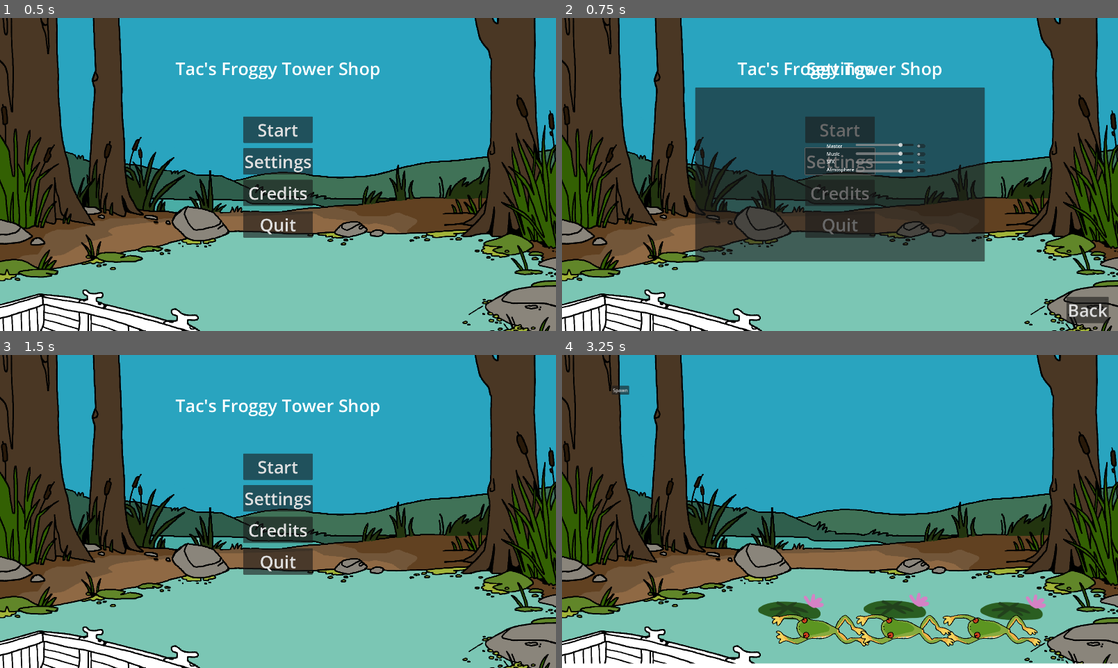
Above: before the commit, frames 1-4 (two rows, left to right).
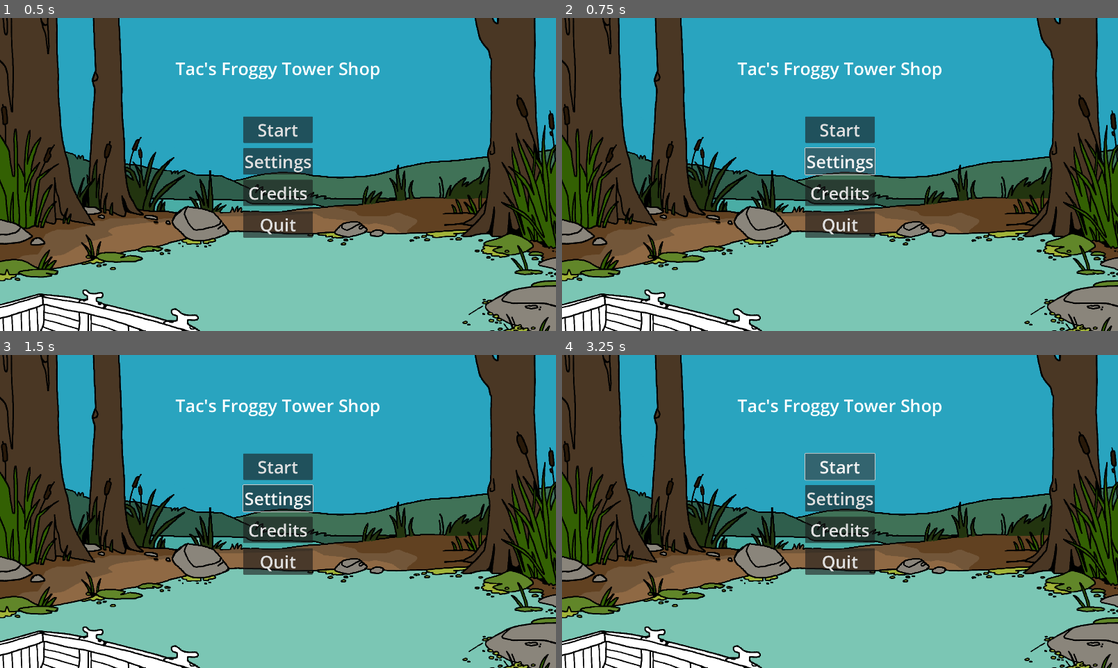
Above: after the commit, the same moments.

Repository: NotTom31/FroggeeToadems
Game: Godot game, scene res://Scenes/UI/MainMenu.tscn
The game is run twice, just before and just after one commit, with the same random seed, the same clock (stepped at 60 frames per second) and the same inputs.
Inputs (mouse positions are in pixels of both pictures, inside the frame that each line leads up to):
- Up to frame 1 (0.5 s): no input
- Up to frame 2 (0.75 s): click "Settings" at 0.5 s
- Up to frame 3 (1.5 s): click (528, 646) at 1.25 s, where only the run before the commit has a clickable "Back"
- Up to frame 4 (3.25 s): click "Start" at 2 s; click (840, 467) at 2.75 s, where only the run after the commit has a clickable "Start"

Frame 1 is identical in both runs. In frame 2, 26% of the frame differs, in the area x 23-99%, y 14-98%; in frame 3, less than 0.1%; in frame 4, 10%.
Error after the commit: Invalid assignment of property or key 'z_index' with value of type 'int' on a base object of type 'null instance'. (res://Code/UI/main_menu.gd:31)

Commit message:
Added main scene for everything to be a child of

Diff:
--- /dev/null
+++ b/Code/Levels/main.gd
@@ -0,0 +1,16 @@
+class_name Main
+extends Control
+
+@onready var game_level = preload("res://Scenes/Levels/Test/Main-Scene-Tom.tscn") as PackedScene
+@onready var main_menu = preload("res://Scenes/UI/MainMenu.tscn") as PackedScene
+
+var level_num : int
+
+func open_gameplay(level):
+	level_num = level
+	var game = game_level.instantiate()
+	add_child(game)
+
+func open_menu():
+	var menu = main_menu.instantiate()
+	add_child(menu)
--- a/Code/UI/main_menu.gd
+++ b/Code/UI/main_menu.gd
@@ -6,10 +6,12 @@
 @onready var settings_button: Button = $MarginContainer/HBoxContainer/VBoxContainer/SettingsButton as Button
 @onready var credits_button: Button = $MarginContainer/HBoxContainer/VBoxContainer/CreditsButton as Button
 @onready var exit_button: Button = $MarginContainer/HBoxContainer/VBoxContainer/QuitButton as Button
-@onready var game_level = preload("res://Scenes/Levels/Test/Main-Scene-Tom.tscn") as PackedScene
-@onready var settings_menu = preload("res://Scenes/UI/SettingsMenu.tscn") as PackedScene
+#@onready var settings_menu = preload("res://Scenes/UI/SettingsMenu.tscn") as PackedScene
 @onready var credits_menu = preload("res://Scenes/UI/CreditsMenu.tscn") as PackedScene
+@onready var sound_manager = $"../SoundManager"
+@onready var settings_menu = $"../SettingsMenu"
 
+@export var main : Main
 
 func _ready():
 	start_button.button_down.connect(on_start_pressed)
@@ -19,11 +21,15 @@
 
 
 func on_start_pressed() -> void:
-	get_tree().change_scene_to_packed(game_level)
+	main.open_gameplay(0)
+	queue_free()
+	#
 
 func on_settings_pressed() -> void:
-	var scene_instance = settings_menu.instantiate()
-	add_child(scene_instance)
+	#var scene_instance = settings_menu.instantiate()
+	#add_child(scene_instance)
+	settings_menu.z_index = 101
+	sound_manager.z_index = 100
 
 func on_credits_pressed() -> void:
 	var scene_instance = credits_menu.instantiate()
--- a/Code/UI/settings_menu.gd
+++ b/Code/UI/settings_menu.gd
@@ -1,10 +1,11 @@
 extends Control
 
 @onready var back_button: Button = $BackButton as Button
-
+@onready var sound_manager = $"../SoundManager"
 
 func _ready() -> void:
 	back_button.button_down.connect(on_back_pressed)
 
 func on_back_pressed():
-	queue_free()
+	z_index = -500
+	sound_manager.z_index = 100
--- /dev/null
+++ b/Scenes/Levels/Main.tscn
@@ -0,0 +1,28 @@
+[gd_scene load_steps=5 format=3 uid="uid://dvtali2vs2aak"]
+
+[ext_resource type="Script" path="res://Code/Levels/main.gd" id="1_aqv4j"]
+[ext_resource type="PackedScene" uid="uid://cwk0xas0ckfjo" path="res://Scenes/UI/MainMenu.tscn" id="2_aetre"]
+[ext_resource type="PackedScene" uid="uid://1k1rcvp03xma" path="res://Scenes/Managers/sound_manager.tscn" id="3_5lday"]
+[ext_resource type="PackedScene" uid="uid://cecmdnni7erii" path="res://Scenes/UI/SettingsMenu.tscn" id="3_j6fab"]
+
+[node name="Main" type="Control"]
+layout_mode = 3
+anchors_preset = 15
+anchor_right = 1.0
+anchor_bottom = 1.0
+grow_horizontal = 2
+grow_vertical = 2
+script = ExtResource("1_aqv4j")
+
+[node name="SoundManager" parent="." instance=ExtResource("3_5lday")]
+
+[node name="SettingsMenu" parent="." instance=ExtResource("3_j6fab")]
+layout_mode = 1
+
+[node name="Main Menu" parent="." node_paths=PackedStringArray("main") instance=ExtResource("2_aetre")]
+layout_mode = 1
+offset_left = -1.0
+offset_top = -8.0
+offset_right = -1.0
+offset_bottom = -8.0
+main = NodePath("..")
--- a/Scenes/UI/SettingsMenu.tscn
+++ b/Scenes/UI/SettingsMenu.tscn
@@ -1,7 +1,6 @@
-[gd_scene load_steps=4 format=3 uid="uid://cecmdnni7erii"]
+[gd_scene load_steps=3 format=3 uid="uid://cecmdnni7erii"]
 
 [ext_resource type="Script" path="res://Code/UI/settings_menu.gd" id="1_iv60s"]
-[ext_resource type="PackedScene" uid="uid://1k1rcvp03xma" path="res://Scenes/Managers/sound_manager.tscn" id="2_djitu"]
 [ext_resource type="PackedScene" uid="uid://baeaj55y6xd38" path="res://Scenes/UI/BlankButton.tscn" id="2_ww785"]
 
 [node name="SettingsMenu" type="Control"]
@@ -71,8 +70,6 @@
 layout_mode = 2
 alignment = 1
 
-[node name="SoundManager" parent="Panel/MarginContainer2/HBoxContainer" instance=ExtResource("2_djitu")]
-
 [node name="BackButton" parent="." instance=ExtResource("2_ww785")]
 layout_mode = 1
 anchors_preset = 3
